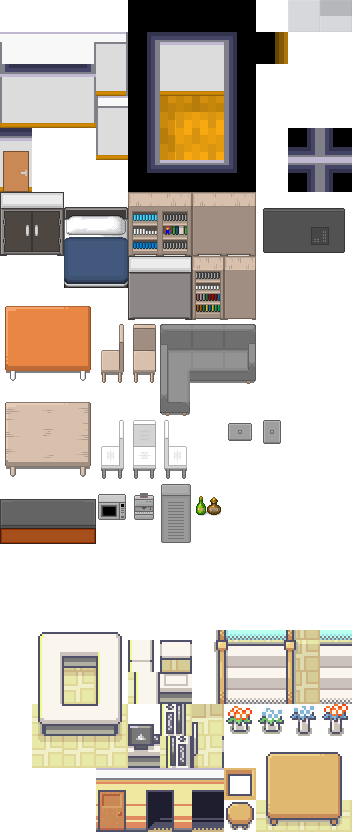
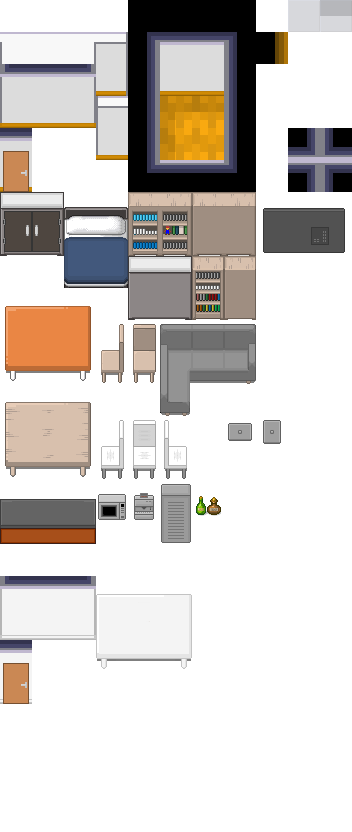
Comparing the layer stacks of the two 352 x 832 images. Changes:
painted on "room.png" over [left=0, top=576, right=352, bottom=832]
